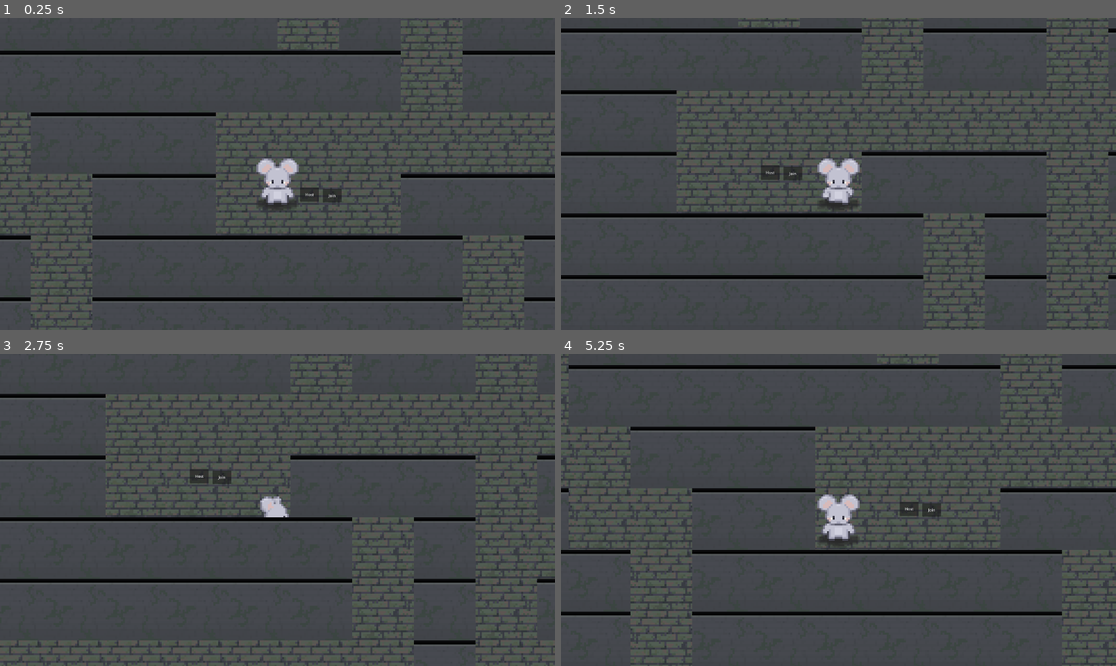
Above: before the commit, frames 1-4 (two rows, left to right).
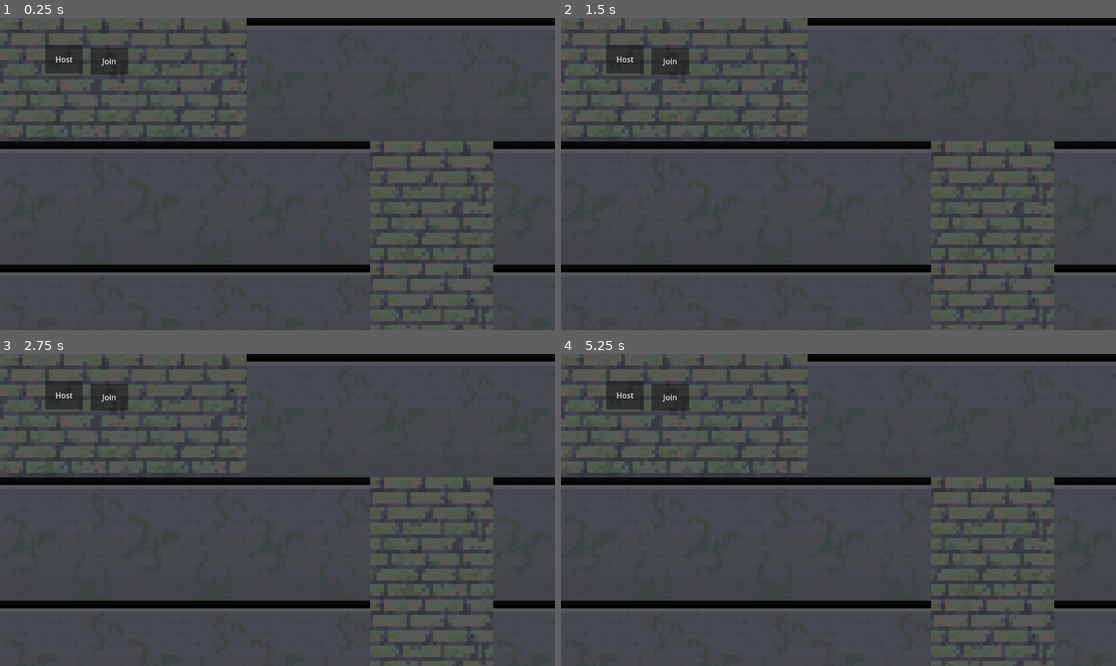
Above: after the commit, the same moments.

Repository: ej31415/Rat
Game: Godot game, scene res://main.tscn
Two runs of this game, one before a commit and one after it. Both use one fixed random seed, a clock stepped at 60 frames per second and the inputs below.
Inputs:
- Up to frame 1 (0.25 s): no input
- Up to frame 2 (1.5 s): tap Enter at 0.5 s; hold D (RIGHT) 0.53-1.28 s; hold Shift (SHIFT) 0.53-1.28 s; hold S (DOWN) from 1.28 s (still down); tap Shift (SHIFT) at 1.35 s
- Up to frame 3 (2.75 s): release S (DOWN) at 2.03 s; hold D (RIGHT) from 2.03 s (still down); hold Shift (SHIFT) from 2.03 s (still down)
- Up to frame 4 (5.25 s): tap Space at 2.75 s; release D (RIGHT) at 2.78 s; release Shift (SHIFT) at 2.78 s; hold W (UP) 2.78-3.53 s; tap Shift (SHIFT) at 2.85, 4.35 s; hold Shift (SHIFT) 3.53-4.28 s; hold A (LEFT) 3.53-5.03 s; tap Enter at 5 s; hold S (DOWN) from 5.03 s (still down); hold Shift (SHIFT) from 5.03 s (still down)

The runs differ from the first frame. In frame 1, 17% of the frame differs, in the area x 0-100%, y 0-100%; in frame 2, 19%; in frame 3, 17%; in frame 4, 18%.

Commit message:
working multiplayer

Diff:
--- a/gray_mouse.gd
+++ b/gray_mouse.gd
@@ -2,3 +2,8 @@
 
 func _ready() -> void:
 	print("initialized gray mouse")
+
+func _physics_process(delta: float) -> void:
+	if is_multiplayer_authority():
+		$Camera2D.make_current()
+	super._physics_process(delta)
--- a/gray_mouse.tscn
+++ b/gray_mouse.tscn
@@ -122,8 +122,8 @@
 radius = 95.0
 height = 190.0
 
-[sub_resource type="SceneReplicationConfig" id="SceneReplicationConfig_hs4jp"]
-properties/0/path = NodePath("..:position")
+[sub_resource type="SceneReplicationConfig" id="SceneReplicationConfig_b772t"]
+properties/0/path = NodePath(".:position")
 properties/0/spawn = true
 properties/0/replication_mode = 1
 
@@ -145,8 +145,6 @@
 shape = SubResource("CapsuleShape2D_qy8ku")
 
 [node name="Camera2D" type="Camera2D" parent="."]
-zoom = Vector2(0.5, 0.5)
 
 [node name="MultiplayerSynchronizer" type="MultiplayerSynchronizer" parent="."]
-root_path = NodePath("../Camera2D")
-replication_config = SubResource("SceneReplicationConfig_hs4jp")
+replication_config = SubResource("SceneReplicationConfig_b772t")
--- a/main.tscn
+++ b/main.tscn
@@ -20,6 +20,7 @@
 [node name="main" type="Node2D"]
 y_sort_enabled = true
 script = ExtResource("1_s4k2t")
+player_scene = ExtResource("2_nn2rc")
 
 [node name="Map" type="Node2D" parent="."]
 y_sort_enabled = true
@@ -38,8 +39,6 @@
 
 [node name="StartPosition" type="Marker2D" parent="."]
 
-[node name="GrayMouse" parent="." instance=ExtResource("5_romgb")]
-
 [node name="host" type="Button" parent="."]
 offset_left = 94.0
 offset_top = 56.0
@@ -55,7 +54,7 @@
 text = "Join"
 
 [node name="MultiplayerSpawner" type="MultiplayerSpawner" parent="."]
-_spawnable_scenes = PackedStringArray("res://gray_mouse.tscn")
+_spawnable_scenes = PackedStringArray("res://gray_mouse.tscn", "res://tan_mouse.tscn")
 spawn_path = NodePath("..")
 
 [connection signal="ready" from="Map" to="." method="_ready"]
--- a/player.gd
+++ b/player.gd
@@ -8,6 +8,9 @@
 var anim = "static front"
 var role = Roles.RAT
 
+func _enter_tree() -> void:
+	set_multiplayer_authority(name.to_int())
+
 func _physics_process(delta: float) -> void:
 	# Get the input direction and handle the movement/deceleration.
 	var direction := Input.get_vector("LEFT", "RIGHT", "UP", "DOWN").normalized()
@@ -16,10 +19,11 @@
 		$AnimatedSprite2D.speed_scale = 2.0
 	else:
 		$AnimatedSprite2D.speed_scale = 1.0
-	if direction:
-		velocity = direction * SPEED
-	else:
-		velocity = Vector2.ZERO
+	if is_multiplayer_authority():
+		if direction:
+			velocity = direction * SPEED
+		else:
+			velocity = Vector2.ZERO
 
 	move_and_slide()
 
--- /dev/null
+++ b/player.tscn
@@ -0,0 +1,6 @@
+[gd_scene load_steps=2 format=3 uid="uid://dletmw1g562ym"]
+
+[ext_resource type="Script" path="res://player.gd" id="1_xwc5q"]
+
+[node name="Player" type="CharacterBody2D"]
+script = ExtResource("1_xwc5q")
Not shown: 1 places in gray_mouse.tscn that only renumber resources
Not shown: 1 places in main.tscn that only renumber resources
Not shown: 1 places in tan_mouse.tscn that only renumber resources
